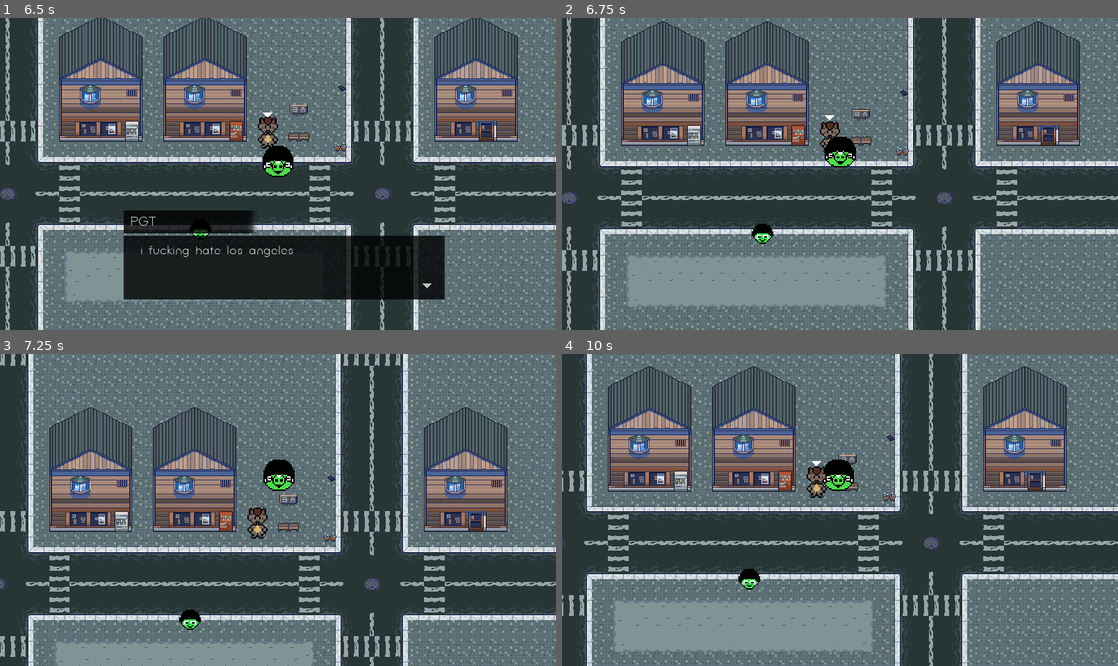
Above: before the commit, frames 1-4 (two rows, left to right).
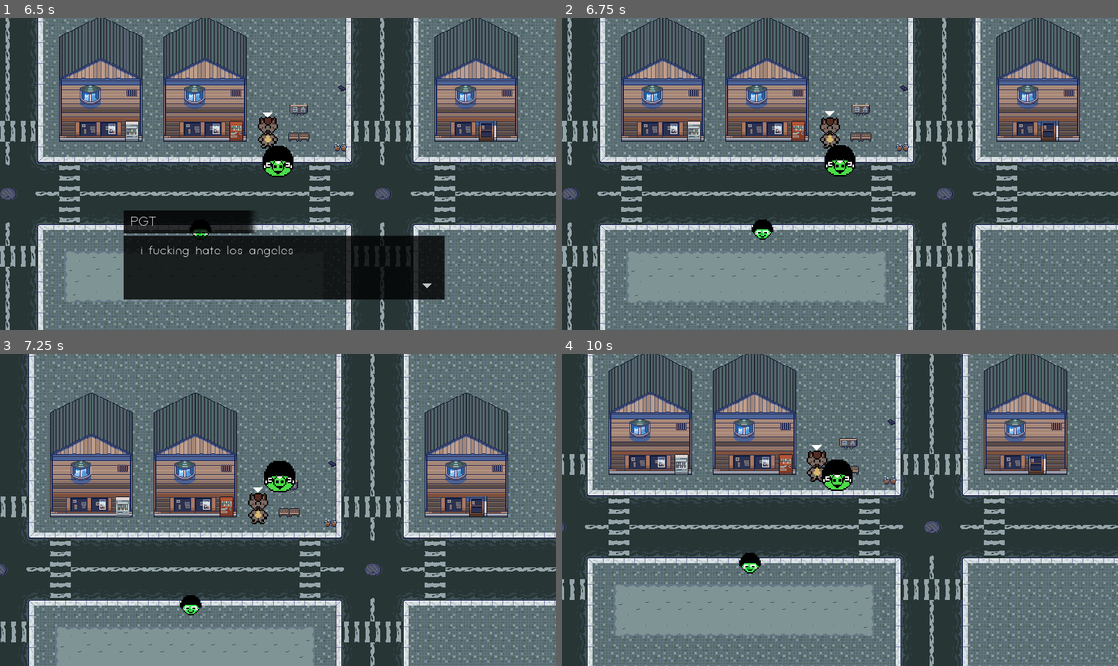
Above: after the commit, the same moments.

Repository: mikumino/pgt-city
Game: Godot game, scene res://Environment/World.tscn
Same seed, same stepped clock (60 frames per second), same inputs: the game is played once before the commit and once after it.
Inputs:
- Up to frame 1 (6.5 s): tap Enter at 0.5, 4.25, 5.75 s; hold D (right) 0.53-1.28 s; tap F (check) every 0.75 s from 0.6 to 5.85 s; hold S (down) 1.28-2.03 s; hold D (right) 2.03-2.78 s; hold W (up) 2.78-3.53 s; tap Space at 3.5, 5 s; hold A (left) 3.53-5.03 s; hold S (down) 5.03-5.78 s; hold D (right) from 5.78 s (still down)
- Up to frame 2 (6.75 s): tap Space at 6.5 s; release D (right) at 6.53 s; hold W (up) from 6.53 s (still down); tap F (check) at 6.6 s
- Up to frame 3 (7.25 s): keep holding W (up)
- Up to frame 4 (10 s): release W (up) at 7.28 s; hold D (right) 7.28-8.03 s; tap F (check) every 0.75 s from 7.35 to 9.6 s; hold S (down) 8.03-8.78 s; hold A (left) 8.78-9.53 s; hold W (up) from 9.53 s (still down)

Frame 1 is identical in both runs. In frame 2, 34% of the frame differs, in the area x 0-100%, y 0-100%; in frame 3, 57%; in frame 4, 56%.

Commit message:
Fixed text box fade out
it actually plays npw

Diff:
--- a/UI/Dialogue Box.gd
+++ b/UI/Dialogue Box.gd
@@ -39,6 +39,7 @@
 func nextPhrase():
 	if phraseNum >= len(dialogue):
 		$Fade.play("fade_out")
+		yield($Fade, "animation_finished")
 		queue_free()
 		connect("tree_exited", get_node("/root/World/YSort/Player"), "exit_interaction")
 		return
--- a/UI/Text Box.tscn
+++ b/UI/Text Box.tscn
@@ -37,6 +37,7 @@
 
 [sub_resource type="Animation" id=3]
 resource_name = "fade_in"
+length = 0.1
 tracks/0/type = "value"
 tracks/0/path = NodePath(".:modulate")
 tracks/0/interp = 1
@@ -52,6 +53,7 @@
 
 [sub_resource type="Animation" id=4]
 resource_name = "fade_out"
+length = 0.1
 tracks/0/type = "value"
 tracks/0/path = NodePath(".:modulate")
 tracks/0/interp = 1
